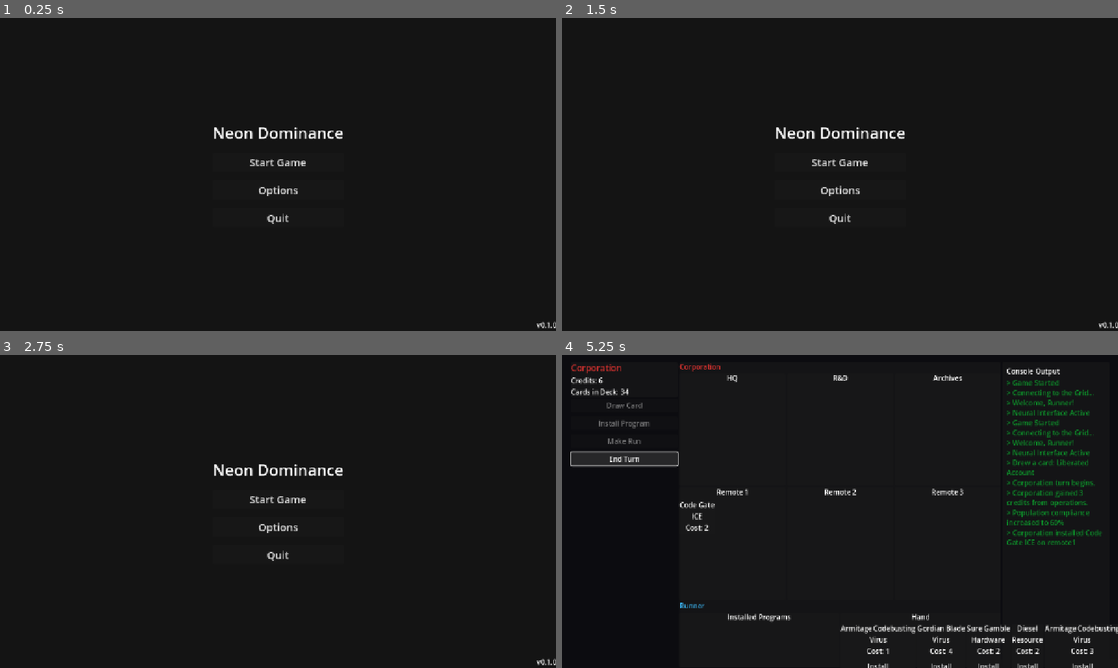
Above: before the commit, frames 1-4 (two rows, left to right).
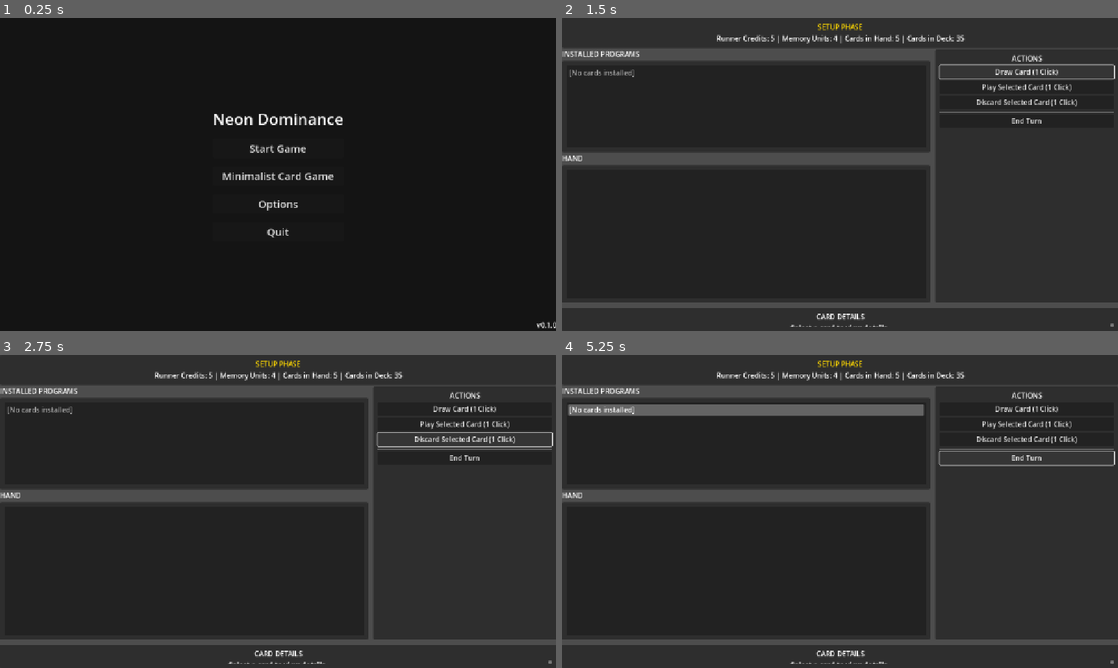
Above: after the commit, the same moments.

Repository: ZachBeta/slopcore_yaj_rpg
Game: Godot game, scene res://scenes/main_menu.tscn
Same seed, same stepped clock (60 frames per second), same inputs: the game is played once before the commit and once after it.
Inputs (mouse positions are in pixels of both pictures, inside the frame that each line leads up to):
- Up to frame 1 (0.25 s): no input
- Up to frame 2 (1.5 s): click (840, 174) at 0.5 s, where only the run after the commit has a clickable "Minimalist Card Game"; click (1029, 71) at 1.25 s, where only the run after the commit has a clickable "Draw Card (1 Click)"
- Up to frame 3 (2.75 s): click (467, 439) at 2 s, where only the run after the commit has a clickable "Discard Selected Card (1 Clic…"
- Up to frame 4 (5.25 s): click (1029, 458) at 2.75 s, where only the run after the commit has a clickable "End Turn"; click (840, 498) at 3.5 s, where only the run before the commit has a clickable "Start Game"; click (623, 405) at 4.25 s, where only the run before the commit has a clickable "Draw Card"; click "End Turn" at 5 s

The runs differ from the first frame. In frame 1, 1.8% of the frame differs, in the area x 38-62%, y 30-71%; in frame 2, 53%, in the area x 0-100%, y 0-100%; in frame 3, 53%; in frame 4, 40%.

Commit message:
minimal cards is ok

Diff:
--- a/game/scenes/main_menu.gd
+++ b/game/scenes/main_menu.gd
@@ -2,6 +2,7 @@
 
 func _ready() -> void:
 	$VBoxContainer/StartButton.pressed.connect(_on_start_button_pressed)
+	$VBoxContainer/MinimalCardGameButton.pressed.connect(_on_minimal_card_game_button_pressed)
 	$VBoxContainer/OptionsButton.pressed.connect(_on_options_button_pressed)
 	$VBoxContainer/QuitButton.pressed.connect(_on_quit_button_pressed)
 
@@ -10,6 +11,11 @@
 	# Change scene to the game scene
 	get_tree().change_scene_to_file("res://scenes/game_scene.tscn")
 
+func _on_minimal_card_game_button_pressed() -> void:
+	print("Starting minimalist card game...")
+	# Change scene to the minimalist card game scene
+	get_tree().change_scene_to_file("res://scenes/minimal_card_game.tscn")
+
 func _on_options_button_pressed() -> void:
 	print("Options menu (not implemented yet)")
 
--- a/game/scenes/main_menu.tscn
+++ b/game/scenes/main_menu.tscn
@@ -47,6 +47,11 @@
 theme_override_font_sizes/font_size = 24
 text = "Start Game"
 
+[node name="MinimalCardGameButton" type="Button" parent="VBoxContainer"]
+layout_mode = 2
+theme_override_font_sizes/font_size = 24
+text = "Minimalist Card Game"
+
 [node name="OptionsButton" type="Button" parent="VBoxContainer"]
 layout_mode = 2
 theme_override_font_sizes/font_size = 24
--- /dev/null
+++ b/game/scenes/minimal_card_game.tscn
@@ -0,0 +1,165 @@
+[gd_scene load_steps=2 format=3 uid="uid://dlbovpjc0sbaj"]
+
+[ext_resource type="Script" path="res://game/scripts/minimal_card_game.gd" id="1_o5nqh"]
+
+[node name="MinimalCardGame" type="Control"]
+layout_mode = 3
+anchors_preset = 15
+anchor_right = 1.0
+anchor_bottom = 1.0
+grow_horizontal = 2
+grow_vertical = 2
+script = ExtResource("1_o5nqh")
+
+[node name="VSplitContainer" type="VSplitContainer" parent="."]
+layout_mode = 1
+anchors_preset = 15
+anchor_right = 1.0
+anchor_bottom = 1.0
+grow_horizontal = 2
+grow_vertical = 2
+split_offset = 300
+
+[node name="GameArea" type="VBoxContainer" parent="VSplitContainer"]
+layout_mode = 2
+size_flags_vertical = 3
+
+[node name="GameStatePanel" type="PanelContainer" parent="VSplitContainer/GameArea"]
+layout_mode = 2
+
+[node name="MarginContainer" type="MarginContainer" parent="VSplitContainer/GameArea/GameStatePanel"]
+layout_mode = 2
+theme_override_constants/margin_left = 10
+theme_override_constants/margin_top = 10
+theme_override_constants/margin_right = 10
+theme_override_constants/margin_bottom = 10
+
+[node name="VBoxContainer" type="VBoxContainer" parent="VSplitContainer/GameArea/GameStatePanel/MarginContainer"]
+layout_mode = 2
+
+[node name="PhaseLabel" type="Label" parent="VSplitContainer/GameArea/GameStatePanel/MarginContainer/VBoxContainer"]
+layout_mode = 2
+theme_override_colors/font_color = Color(1, 0.85, 0, 1)
+theme_override_font_sizes/font_size = 16
+text = "SETUP PHASE"
+horizontal_alignment = 1
+
+[node name="GameStateInfo" type="Label" parent="VSplitContainer/GameArea/GameStatePanel/MarginContainer/VBoxContainer"]
+layout_mode = 2
+text = "Runner Credits: 5 | Memory Units: 4 | Cards in Hand: 5 | Cards in Deck: 35"
+horizontal_alignment = 1
+
+[node name="HSplitContainer" type="HSplitContainer" parent="VSplitContainer/GameArea"]
+layout_mode = 2
+size_flags_vertical = 3
+
+[node name="GameZones" type="VBoxContainer" parent="VSplitContainer/GameArea/HSplitContainer"]
+layout_mode = 2
+size_flags_horizontal = 3
+size_flags_stretch_ratio = 2.0
+
+[node name="PlayedCardsLabel" type="Label" parent="VSplitContainer/GameArea/HSplitContainer/GameZones"]
+layout_mode = 2
+text = "INSTALLED PROGRAMS"
+
+[node name="PlayedCardsArea" type="PanelContainer" parent="VSplitContainer/GameArea/HSplitContainer/GameZones"]
+layout_mode = 2
+size_flags_vertical = 3
+
+[node name="MarginContainer" type="MarginContainer" parent="VSplitContainer/GameArea/HSplitContainer/GameZones/PlayedCardsArea"]
+layout_mode = 2
+theme_override_constants/margin_left = 10
+theme_override_constants/margin_top = 10
+theme_override_constants/margin_right = 10
+theme_override_constants/margin_bottom = 10
+
+[node name="PlayedCardsList" type="ItemList" parent="VSplitContainer/GameArea/HSplitContainer/GameZones/PlayedCardsArea/MarginContainer"]
+layout_mode = 2
+allow_search = false
+auto_height = true
+item_count = 1
+item_0/text = "[No cards installed]"
+
+[node name="HandLabel" type="Label" parent="VSplitContainer/GameArea/HSplitContainer/GameZones"]
+layout_mode = 2
+text = "HAND"
+
+[node name="HandArea" type="PanelContainer" parent="VSplitContainer/GameArea/HSplitContainer/GameZones"]
+layout_mode = 2
+size_flags_vertical = 3
+size_flags_stretch_ratio = 1.5
+
+[node name="MarginContainer" type="MarginContainer" parent="VSplitContainer/GameArea/HSplitContainer/GameZones/HandArea"]
+layout_mode = 2
+theme_override_constants/margin_left = 10
+theme_override_constants/margin_top = 10
+theme_override_constants/margin_right = 10
+theme_override_constants/margin_bottom = 10
+
+[node name="HandCardsList" type="ItemList" parent="VSplitContainer/GameArea/HSplitContainer/GameZones/HandArea/MarginContainer"]
+layout_mode = 2
+allow_search = false
+auto_height = true
+
+[node name="ActionPanel" type="PanelContainer" parent="VSplitContainer/GameArea/HSplitContainer"]
+layout_mode = 2
+size_flags_horizontal = 3
+
+[node name="MarginContainer" type="MarginContainer" parent="VSplitContainer/GameArea/HSplitContainer/ActionPanel"]
+layout_mode = 2
+theme_override_constants/margin_left = 10
+theme_override_constants/margin_top = 10
+theme_override_constants/margin_right = 10
+theme_override_constants/margin_bottom = 10
+
+[node name="VBoxContainer" type="VBoxContainer" parent="VSplitContainer/GameArea/HSplitContainer/ActionPanel/MarginContainer"]
+layout_mode = 2
+
+[node name="Label" type="Label" parent="VSplitContainer/GameArea/HSplitContainer/ActionPanel/MarginContainer/VBoxContainer"]
+layout_mode = 2
+text = "ACTIONS"
+horizontal_alignment = 1
+
+[node name="DrawCardButton" type="Button" parent="VSplitContainer/GameArea/HSplitContainer/ActionPanel/MarginContainer/VBoxContainer"]
+layout_mode = 2
+text = "Draw Card (1 Click)"
+
+[node name="PlayCardButton" type="Button" parent="VSplitContainer/GameArea/HSplitContainer/ActionPanel/MarginContainer/VBoxContainer"]
+layout_mode = 2
+text = "Play Selected Card (1 Click)"
+
+[node name="DiscardCardButton" type="Button" parent="VSplitContainer/GameArea/HSplitContainer/ActionPanel/MarginContainer/VBoxContainer"]
+layout_mode = 2
+text = "Discard Selected Card (1 Click)"
+
+[node name="HSeparator" type="HSeparator" parent="VSplitContainer/GameArea/HSplitContainer/ActionPanel/MarginContainer/VBoxContainer"]
+layout_mode = 2
+
+[node name="EndTurnButton" type="Button" parent="VSplitContainer/GameArea/HSplitContainer/ActionPanel/MarginContainer/VBoxContainer"]
+layout_mode = 2
+text = "End Turn"
+
+[node name="CardDetailsPanel" type="PanelContainer" parent="VSplitContainer"]
+layout_mode = 2
+size_flags_vertical = 3
+
+[node name="MarginContainer" type="MarginContainer" parent="VSplitContainer/CardDetailsPanel"]
+layout_mode = 2
+theme_override_constants/margin_left = 10
+theme_override_constants/margin_top = 10
+theme_override_constants/margin_right = 10
+theme_override_constants/margin_bottom = 10
+
+[node name="VBoxContainer" type="VBoxContainer" parent="VSplitContainer/CardDetailsPanel/MarginContainer"]
+layout_mode = 2
+
+[node name="Label" type="Label" parent="VSplitContainer/CardDetailsPanel/MarginContainer/VBoxContainer"]
+layout_mode = 2
+text = "CARD DETAILS"
+horizontal_alignment = 1
+
+[node name="CardDetailsRichText" type="RichTextLabel" parent="VSplitContainer/CardDetailsPanel/MarginContainer/VBoxContainer"]
+layout_mode = 2
+size_flags_vertical = 3
+bbcode_enabled = true
+text = "[center][b]Select a card to view details[/b][/center]"
--- /dev/null
+++ b/game/scripts/minimal_card_game.gd
@@ -0,0 +1,378 @@
+extends Control
+
+# Game state
+var deck_manager: DeckManager
+var player_credits: int = 5
+var memory_units_available: int = 4
+var memory_units_used: int = 0
+var selected_hand_card_index: int = -1
+var player_side: String = "runner"  # or "corp"
+var opponent_side: String = "corp"  # or "runner"
+
+# Game phases and turns
+enum GamePhase {SETUP, START_TURN, ACTION, DISCARD, END_TURN, GAME_OVER}
+var current_phase: int = GamePhase.SETUP
+var clicks_remaining: int = 0
+var max_clicks: int = 4
+var turn_number: int = 0
+var active_player: String = player_side
+
+# Win conditions
+var runner_agenda_points: int = 0
+var corp_agenda_points: int = 0
+var agenda_points_to_win: int = 7
+var runner_cards_remaining: int = 0
+var corp_cards_remaining: int = 0
+var game_over: bool = false
+var win_message: String = ""
+
+# Node references
+@onready var game_state_info = $VSplitContainer/GameArea/GameStatePanel/MarginContainer/GameStateInfo
+@onready var hand_cards_list = $VSplitContainer/GameArea/HSplitContainer/GameZones/HandArea/MarginContainer/HandCardsList
+@onready var played_cards_list = $VSplitContainer/GameArea/HSplitContainer/GameZones/PlayedCardsArea/MarginContainer/PlayedCardsList
+@onready var card_details_text = $VSplitContainer/CardDetailsPanel/MarginContainer/VBoxContainer/CardDetailsRichText
+@onready var draw_card_button = $VSplitContainer/GameArea/HSplitContainer/ActionPanel/MarginContainer/VBoxContainer/DrawCardButton
+@onready var play_card_button = $VSplitContainer/GameArea/HSplitContainer/ActionPanel/MarginContainer/VBoxContainer/PlayCardButton
+@onready var discard_card_button = $VSplitContainer/GameArea/HSplitContainer/ActionPanel/MarginContainer/VBoxContainer/DiscardCardButton
+@onready var end_turn_button = $VSplitContainer/GameArea/HSplitContainer/ActionPanel/MarginContainer/VBoxContainer/EndTurnButton
+@onready var phase_label = $VSplitContainer/GameArea/GameStatePanel/MarginContainer/PhaseLabel
+
+# Card data arrays
+var hand_cards: Array = []
+var played_cards: Array = []
+
+func _ready():
+    # Initialize deck manager
+    deck_manager = DeckManager.new()
+    if deck_manager.card_definitions.is_empty():
+        deck_manager.create_default_definitions()
+
+    # Set up appropriate deck for the player
+    if player_side == "runner":
+        deck_manager.create_default_runner_deck()
+    else:
+        deck_manager.create_default_corp_deck()
+
+    # Connect signals
+    hand_cards_list.item_selected.connect(_on_hand_card_selected)
+    draw_card_button.pressed.connect(_on_draw_card_pressed)
+    play_card_button.pressed.connect(_on_play_card_pressed)
+    discard_card_button.pressed.connect(_on_discard_card_pressed)
+    end_turn_button.pressed.connect(_on_end_turn_pressed)
+
+    # Start the game
+    start_game()
+
+func start_game():
+    # Reset game state
+    runner_agenda_points = 0
+    corp_agenda_points = 0
+    turn_number = 0
+
+    # Initial setup
+    active_player = player_side
+    current_phase = GamePhase.SETUP
+
+    # Initial draw
+    for i in range(5):
+        draw_card()
+
+    # Track cards remaining
+    runner_cards_remaining = deck_manager.runner_deck.size()
+    corp_cards_remaining = deck_manager.corp_deck.size()
+
+    # Begin first turn
+    start_turn()
+
+func update_game_state_display():
+    # Update phase display
+    var phase_text = ""
+    match current_phase:
+        GamePhase.SETUP: phase_text = "SETUP PHASE"
+        GamePhase.START_TURN: phase_text = "START OF TURN"
+        GamePhase.ACTION: phase_text = "ACTION PHASE - Clicks: " + str(clicks_remaining)
+        GamePhase.DISCARD: phase_text = "DISCARD PHASE"
+        GamePhase.END_TURN: phase_text = "END OF TURN"
+        GamePhase.GAME_OVER: phase_text = "GAME OVER - " + win_message
+
+    # Update phase_label
+    phase_label.text = phase_text
+
+    # Get cards in deck
+    var cards_in_deck = deck_manager.runner_deck.size() if player_side == "runner" else deck_manager.corp_deck.size()
+
+    # Update game state display
+    var agenda_display = "Agenda Points - Runner: %d/%d, Corp: %d/%d" % [
+        runner_agenda_points,
+        agenda_points_to_win,
+        corp_agenda_points,
+        agenda_points_to_win
+    ]
+
+    game_state_info.text = "%s | Turn: %d | %s Credits: %d | Memory: %d/%d | Hand: %d | Deck: %d | %s" % [
+        active_player.capitalize(),
+        turn_number,
+        player_side.capitalize(),
+        player_credits,
+        memory_units_used,
+        memory_units_available,
+        hand_cards.size(),
+        cards_in_deck,
+        agenda_display
+    ]
+
+    # Update button states based on current phase and actions available
+    draw_card_button.disabled = clicks_remaining <= 0 or current_phase != GamePhase.ACTION
+    play_card_button.disabled = selected_hand_card_index < 0 or clicks_remaining < 1 or current_phase != GamePhase.ACTION
+    discard_card_button.disabled = selected_hand_card_index < 0 or (current_phase != GamePhase.ACTION and current_phase != GamePhase.DISCARD)
+    end_turn_button.disabled = (current_phase != GamePhase.ACTION and current_phase != GamePhase.DISCARD) or hand_cards.size() > 5
+
+func start_turn():
+    turn_number += 1
+    current_phase = GamePhase.START_TURN
+
+    # Reset clicks
+    clicks_remaining = max_clicks
+
+    # Gain credits at the start of turn
+    player_credits += 1
+
+    # Update UI
+    update_game_state_display()
+    card_details_text.text = "[center][b]Turn %d Started![/b][/center]\nYou gained 1 credit." % turn_number
+
+    # Move to action phase
+    await get_tree().create_timer(0.5).timeout
+    current_phase = GamePhase.ACTION
+    update_game_state_display()
+
+func draw_card():
+    # Check if action is allowed
+    if current_phase == GamePhase.ACTION and clicks_remaining <= 0:
+        card_details_text.text = "[color=red]Not enough clicks remaining![/color]"
+        return false
+
+    var card_data = deck_manager.draw_card(player_side)
+    if card_data:
+        hand_cards.append(card_data)
+        _update_hand_display()
+
+        # Spend a click if in action phase
+        if current_phase == GamePhase.ACTION:
+            clicks_remaining -= 1
+
+        # Check deck depletion win condition
+        check_deck_depletion()
+
+        update_game_state_display()
+        return true
+    else:
+        card_details_text.text = "[color=red]No more cards in deck![/color]"
+        return false
+
+func _update_hand_display():
+    hand_cards_list.clear()
+
+    for card in hand_cards:
+        var card_name = card.name
+        var card_cost = card.cost
+        var card_type = card.card_type
+
+        # Display cards with costs and types
+        hand_cards_list.add_item("[%d] %s - %s" % [card_cost, card_name, card_type])
+
+func _update_played_cards_display():
+    played_cards_list.clear()
+
+    if played_cards.is_empty():
+        played_cards_list.add_item("[No cards installed]")
+    else:
+        for card in played_cards:
+            var card_name = card.name
+            var card_type = card.card_type
+
+            # Additional info for specific card types
+            var extra_info = ""
+            if card_type.to_lower() in ["icebreaker", "program", "ice"]:
+                extra_info = " (STR: %d)" % card.strength
+
+            played_cards_list.add_item("%s - %s%s" % [card_name, card_type, extra_info])
+
+func _on_hand_card_selected(index):
+    selected_hand_card_index = index
+    if index >= 0 and index < hand_cards.size():
+        _display_card_details(hand_cards[index])
+    update_game_state_display()
+
+func _display_card_details(card):
+    var text = "[center][b]%s[/b][/center]\n" % card.name
+    text += "[b]Type:[/b] %s\n" % card.card_type
+    text += "[b]Cost:[/b] %d credits\n" % card.cost
+
+    if card.card_type.to_lower() in ["icebreaker", "program", "ice"]:
+        text += "[b]Strength:[/b] %d\n" % card.strength
+
+    if card.card_type.to_lower() in ["icebreaker", "program"]:
+        text += "[b]Memory:[/b] %d MU\n" % card.memory_units
+
+    if card.card_type.to_lower() == "agenda":
+        text += "[b]Agenda Points:[/b] %d\n" % card.agenda_points
+
+    text += "\n[b]Card Text:[/b]\n%s" % card.text
+
+    card_details_text.text = text
+
+func _on_draw_card_pressed():
+    if current_phase == GamePhase.ACTION and clicks_remaining > 0:
+        draw_card()
+    else:
+        card_details_text.text = "[color=red]Cannot draw card in current phase or no clicks remaining![/color]"
+
+func _on_play_card_pressed():
+    if current_phase == GamePhase.ACTION and clicks_remaining > 0:
+        if selected_hand_card_index >= 0 and selected_hand_card_index < hand_cards.size():
+            var card = hand_cards[selected_hand_card_index]
+
+            # Check if player has enough credits to play the card
+            if player_credits < card.cost:
+                card_details_text.text = "[color=red]Not enough credits to play this card![/color]"
+                return
+
+            # Check memory requirements for programs
+            if card.card_type.to_lower() in ["program", "icebreaker"]:
+                if memory_units_used + card.memory_units > memory_units_available:
+                    card_details_text.text = "[color=red]Not enough memory units available![/color]"
+                    return
+                # Add memory usage
+                memory_units_used += card.memory_units
+
+            # Handle agenda cards
+            if card.card_type.to_lower() == "agenda":
+                if player_side == "corp":
+                    # Corp can install agendas
+                    pass
+                else:
+                    # Runner steals agendas
+                    if player_side == "runner":
+                        runner_agenda_points += card.agenda_points
+                    else:
+                        corp_agenda_points += card.agenda_points
+
+                    # Check win condition
+                    check_agenda_win_condition()
+
+            # Deduct credits
+            player_credits -= card.cost
+
+            # Spend a click
+            clicks_remaining -= 1
+
+            # Move card from hand to play area
+            played_cards.append(card)
+            hand_cards.remove_at(selected_hand_card_index)
+
+            # Reset selection
+            selected_hand_card_index = -1
+
+            # Update UI
+            _update_hand_display()
+            _update_played_cards_display()
+            update_game_state_display()
+            card_details_text.text = "[center][b]Card played successfully![/b][/center]"
+    else:
+        card_details_text.text = "[color=red]Cannot play card in current phase or no clicks remaining![/color]"
+
+func _on_discard_card_pressed():
+    if current_phase == GamePhase.ACTION or current_phase == GamePhase.DISCARD:
+        if selected_hand_card_index >= 0 and selected_hand_card_index < hand_cards.size():
+            # Get the card
+            var card = hand_cards[selected_hand_card_index]
+
+            # If in action phase, spend a click
+            if current_phase == GamePhase.ACTION:
+                clicks_remaining -= 1
+
+            # Move to discard pile
+            if player_side == "runner":
+                deck_manager.runner_discard.append(card)
+            else:
+                deck_manager.corp_discard.append(card)
+
+            # Remove from hand
+            hand_cards.remove_at(selected_hand_card_index)
+
+            # Reset selection
+            selected_hand_card_index = -1
+
+            # Update UI
+            _update_hand_display()
+            update_game_state_display()
+            card_details_text.text = "[center][b]Card discarded![/b][/center]"
+
+            # If in discard phase and hand size <= 5, can end turn
+            if current_phase == GamePhase.DISCARD and hand_cards.size() <= 5:
+                end_turn()
+    else:
+        card_details_text.text = "[color=red]Cannot discard card in current phase![/color]"
+
+func _on_end_turn_pressed():
+    if current_phase == GamePhase.ACTION:
+        if hand_cards.size() > 5:
+            # Must discard down to 5 cards
+            current_phase = GamePhase.DISCARD
+            update_game_state_display()
+            card_details_text.text = "[color=orange]Discard down to 5 cards to end your turn.[/color]"
+        else:
+            end_turn()
+    elif current_phase == GamePhase.DISCARD and hand_cards.size() <= 5:
+        end_turn()
+    else:
+        card_details_text.text = "[color=red]Cannot end turn in current phase![/color]"
+
+func end_turn():
+    current_phase = GamePhase.END_TURN
+    update_game_state_display()
+
+    # Perform end of turn effects here
+    card_details_text.text = "[center][b]Turn ended.[/b][/center]"
+
+    # Brief pause before next turn
+    await get_tree().create_timer(1.0).timeout
+
+    # Start next turn
+    if not game_over:
+        start_turn()
+
+func check_agenda_win_condition():
+    if runner_agenda_points >= agenda_points_to_win:
+        game_over = true
+        current_phase = GamePhase.GAME_OVER
+        win_message = "Runner Wins by Agenda Points!"
+        card_details_text.text = "[center][b]%s[/b][/center]\nPress 'End Turn' to return to menu." % win_message
+        update_game_state_display()
+    elif corp_agenda_points >= agenda_points_to_win:
+        game_over = true
+        current_phase = GamePhase.GAME_OVER
+        win_message = "Corporation Wins by Agenda Points!"
+        card_details_text.text = "[center][b]%s[/b][/center]\nPress 'End Turn' to return to menu." % win_message
+        update_game_state_display()
+
+func check_deck_depletion():
+    runner_cards_remaining = deck_manager.runner_deck.size()
+    corp_cards_remaining = deck_manager.corp_deck.size()
+
+    # Runner wins if Corp deck is empty
+    if corp_cards_remaining <= 0 and player_side == "runner":
+        game_over = true
+        current_phase = GamePhase.GAME_OVER
+        win_message = "Runner Wins by Corp Deck Depletion!"
+        card_details_text.text = "[center][b]%s[/b][/center]\nPress 'End Turn' to return to menu." % win_message
+        update_game_state_display()
+
+    # Corp wins if Runner is forced to draw but can't
+    if runner_cards_remaining <= 0 and player_side == "runner" and current_phase != GamePhase.SETUP:
+        game_over = true
+        current_phase = GamePhase.GAME_OVER
+        win_message = "Corporation Wins by Runner Deck Depletion!"
+        card_details_text.text = "[center][b]%s[/b][/center]\nPress 'End Turn' to return to menu." % win_message
+        update_game_state_display()
Not shown, added: game/scripts/minimal_card_game.gd.uid
Not shown, changed: CHANGELOG.md
Not shown, added: docs/ui_roadmap.md
Not shown, changed: todo.md
